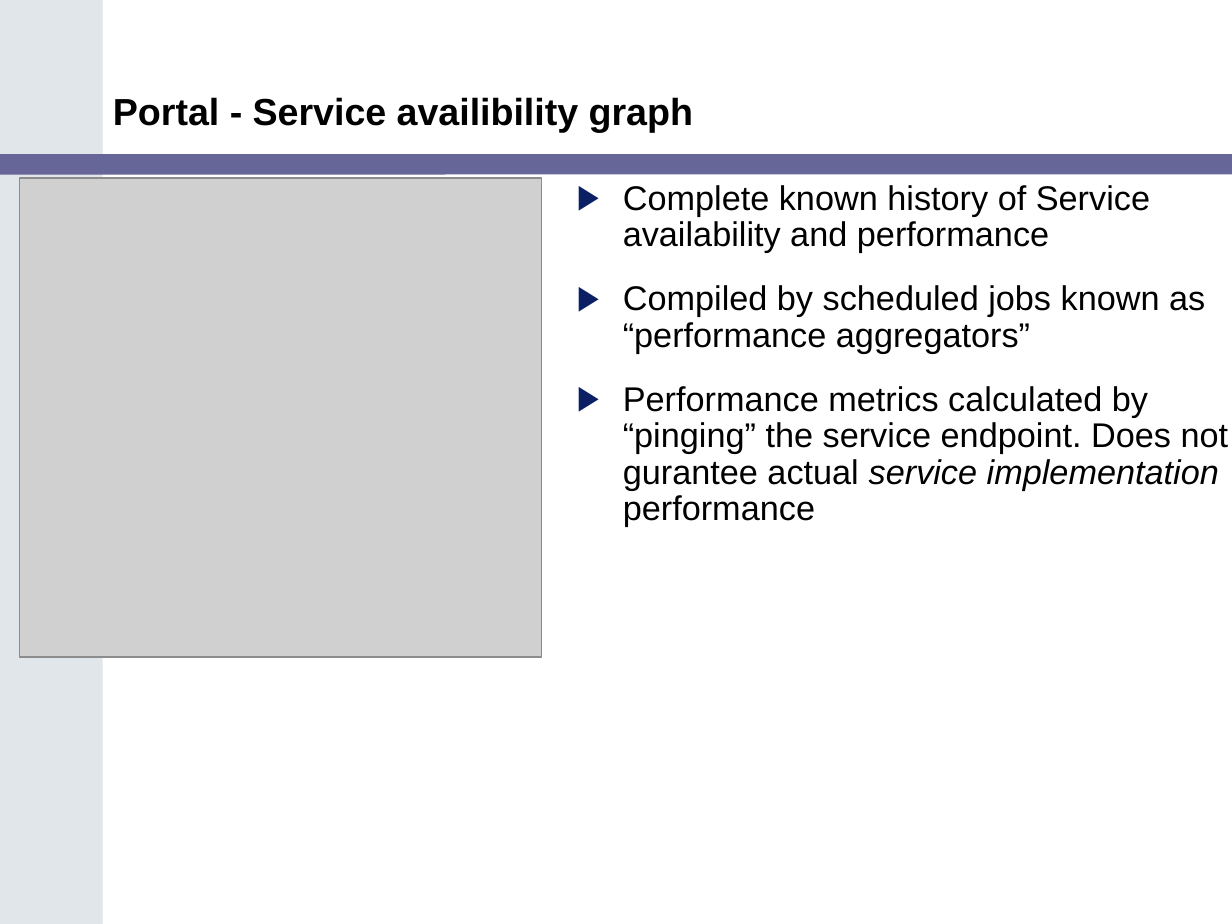
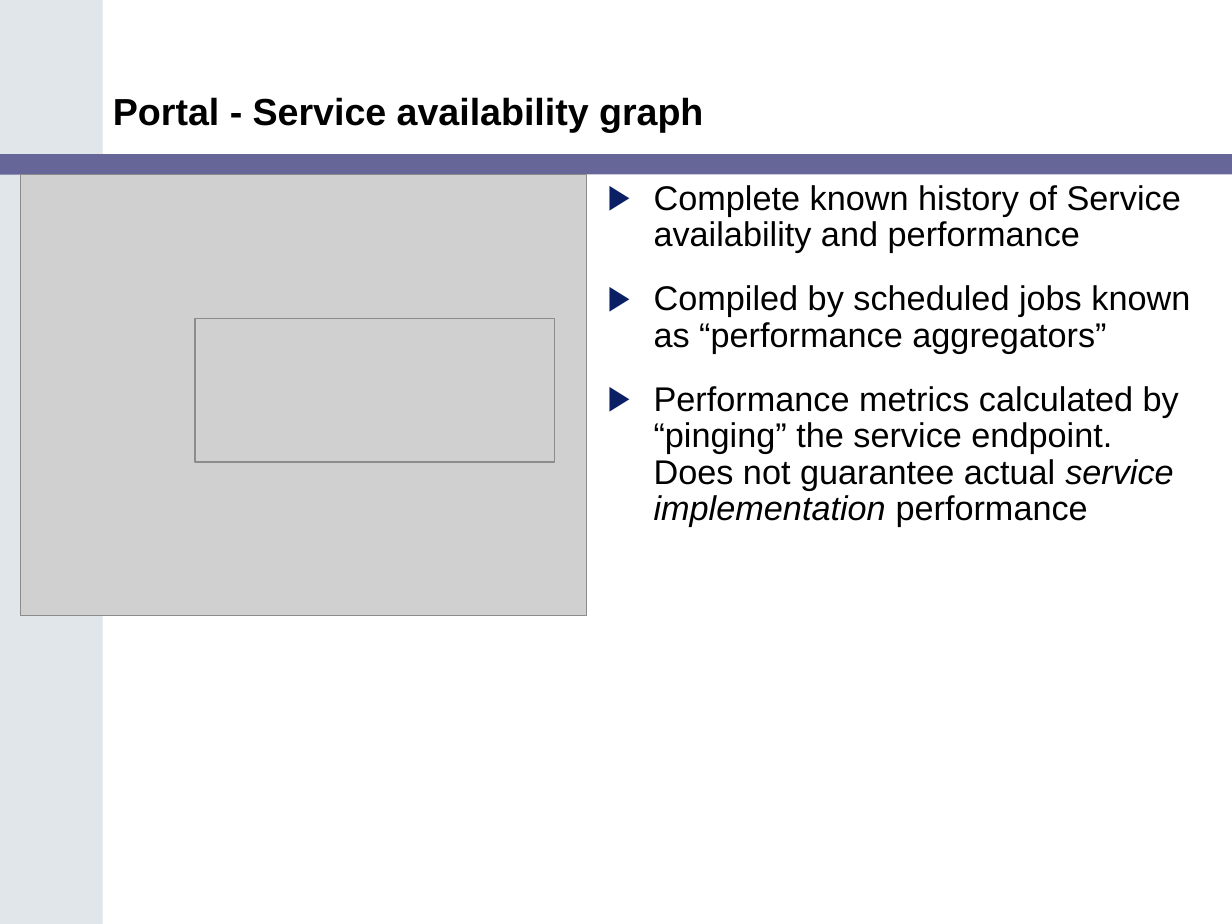
Before and after one commit to NCIP/cagrid-portal, a slide deck: slide 10 of cagrid-1-0/Documentation/presentations/200607_VCDE_ARCH/Portal_Arch_VCDE_2006_07.ppt. Drawn at 1232x924 pixels with LibreOffice and Linux fonts; fonts in the diff are those of the drawing; grey boxes stand for pictures; background and template pictures are left out. Boxes give left, top, right and bottom in pixels: in the first picture for what was removed or moved away, otherwise in the second. Text is boxed around its words. In the diff, an @@ line names an element or a change of style, - is before the commit and + after.

```diff
--- a/cagrid-1-0/Documentation/presentations/200607_VCDE_ARCH/Portal_Arch_VCDE_2006_07.ppt
+++ b/cagrid-1-0/Documentation/presentations/200607_VCDE_ARCH/Portal_Arch_VCDE_2006_07.ppt
@@ title at bbox=[113, 97, 703, 132]: text changed @@
-Portal - Service availibility graph
+Portal - Service availability graph
@@ picture: place and size @@
-picture at bbox=[20, 179, 542, 658]
+picture at bbox=[21, 175, 586, 616]
@@ text "Complete known history of Service ...": place and size @@
-text "Complete known history of Service ..." at bbox=[623, 185, 1229, 527]
+text "Complete known history of Service ..." at bbox=[654, 185, 1190, 527]
@@ picture added at bbox=[195, 318, 554, 462] @@
@@ text at bbox=[654, 386, 1179, 527]: text changed @@
-▶ Performance metrics calculated by “pinging” the service endpoint. Does not gurantee actual service implementation performance
+▶ Performance metrics calculated by “pinging” the service endpoint. Does not guarantee actual service implementation performance
```
Also in this commit, not shown: 4 other slides changed.
